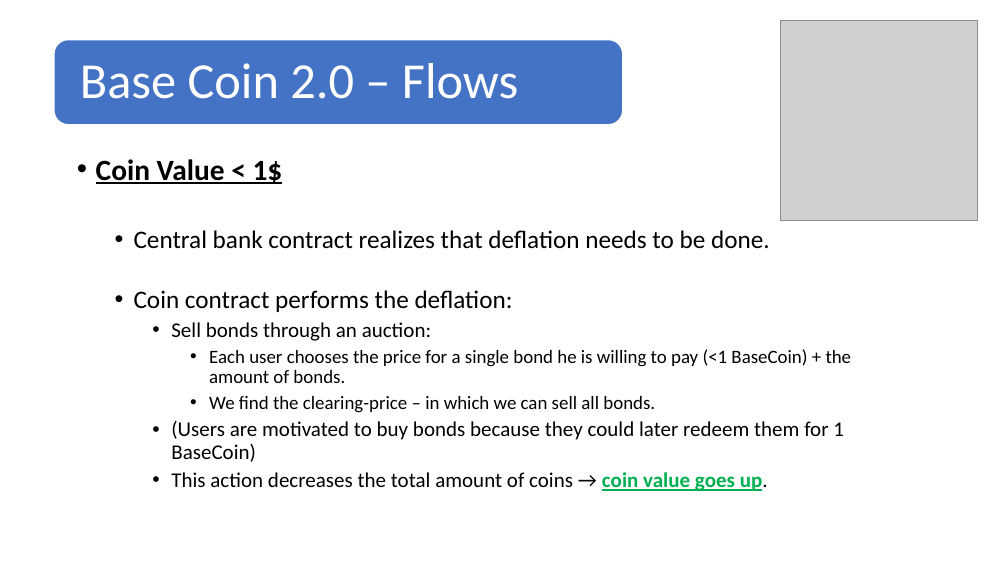
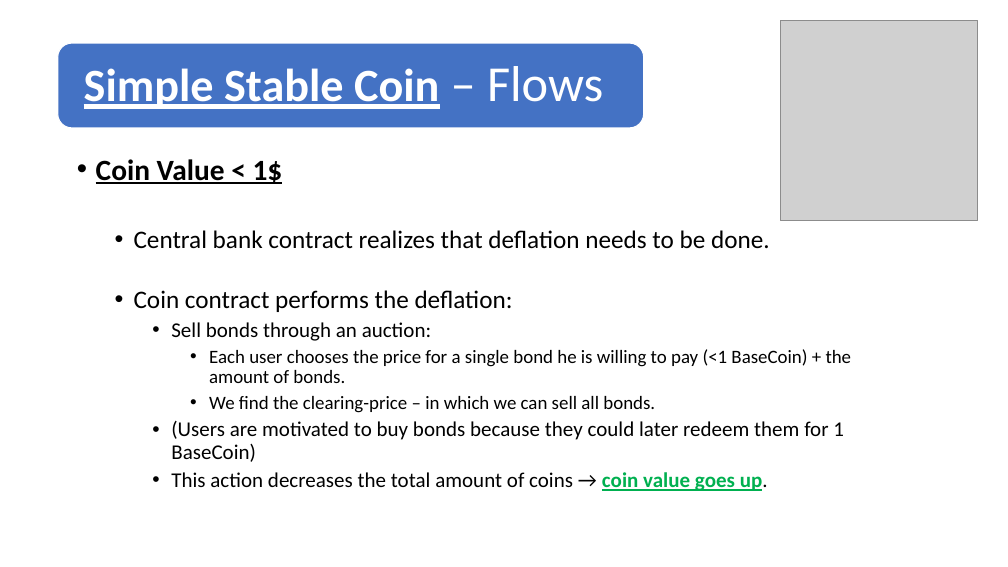
Before and after one commit to Ugadot/StableCoin, a slide deck: slide 7 of BaseCoin_Presentation.pptx (slide 9 before the commit). Drawn at 1008x567 pixels with LibreOffice and Linux fonts; fonts in the diff are those of the drawing; grey boxes stand for pictures. Boxes give left, top, right and bottom in pixels: in the first picture for what was removed or moved away, otherwise in the second. Text is boxed around its words. In the diff, an @@ line names an element or a change of style, - is before the commit and + after.

```diff
--- a/BaseCoin_Presentation.pptx
+++ b/BaseCoin_Presentation.pptx
@@ rounded rectangle: place and size @@
-rounded rectangle at bbox=[54, 40, 623, 125]
+rounded rectangle at bbox=[57, 43, 644, 128]
@@ text at bbox=[84, 66, 603, 109]: text changed; size 48 to 44 pt; bold on @@
-Base Coin 2.0 – Flows
+Simple Stable Coin – Flows
```
Also in this commit, not shown: 6 other slides changed.
